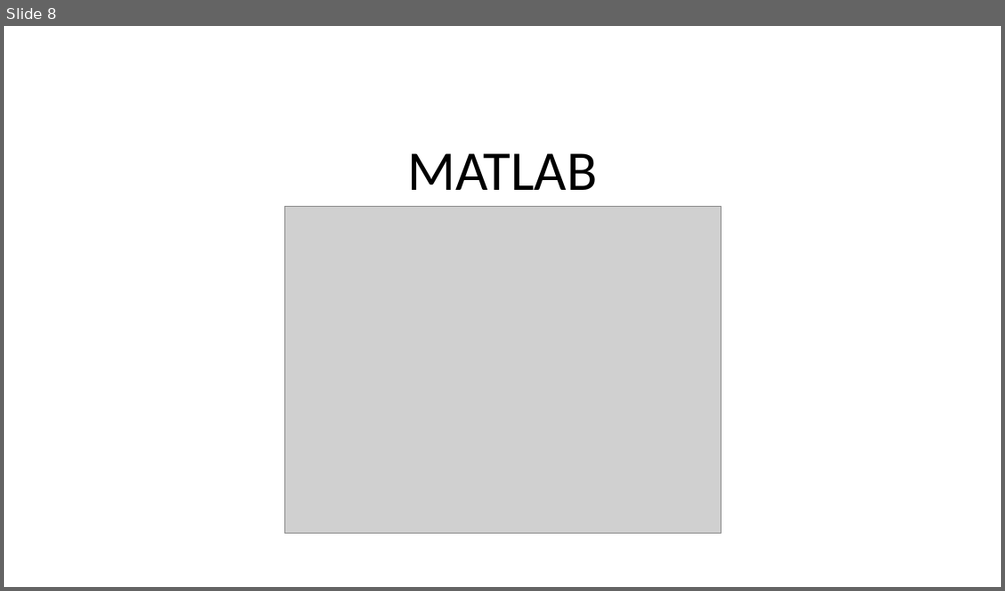
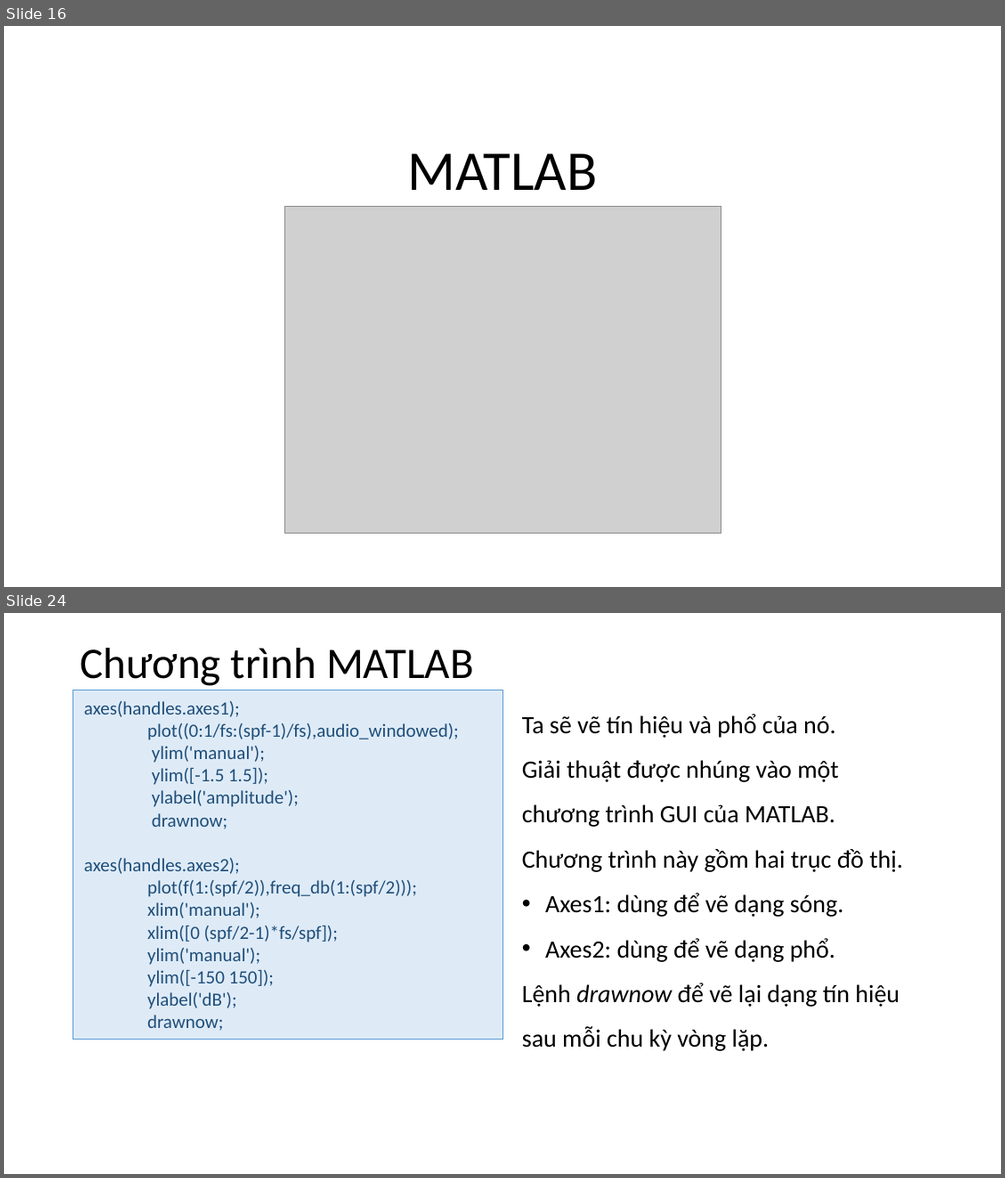
Before and after one commit to Sunfl4wer/Signal-and-Spectrum, a slide deck: Signal_and_Spectrum.pptx. Shown one above the other, each under a label of ours: slide 8 before the commit, slides 16 and 24 after it; the slides between them are not shown. The pictures are 1005x591 and 1005x1178 pixels, drawn with LibreOffice and Linux fonts; fonts in the diff are those of the drawing; grey boxes stand for pictures. Boxes give left, top, right and bottom in pixels: in the first picture for what was removed or moved away, otherwise in the second. Text is boxed around its words. In the diff, an @@ line names an element or a change of style, - is before the commit and + after.

```diff
--- a/Signal_and_Spectrum.pptx
+++ b/Signal_and_Spectrum.pptx
@@ slide 24 added at [4, 613, 1001, 1174], background #FFFFFF @@
@@ title added at [80, 648, 474, 686], 42 pt, text #000000 @@
+Chương trình MATLAB
@@ rectangle added at [73, 690, 502, 1039], fill #DEEBF7, outline #5B9BD5 0.5 pt, 18 pt, text #1F4E79 @@
+axes(handles.axes1);
+plot((0:1/fs:(spf-1)/fs),audio_windowed);
+ylim('manual');
+ylim([-1.5 1.5]);
+ylabel('amplitude');
+drawnow;
+axes(handles.axes2);
+plot(f(1:(spf/2)),freq_db(1:(spf/2)));
+xlim('manual');
+xlim([0 (spf/2-1)*fs/spf]);
+ylim('manual');
+ylim([-150 150]);
+ylabel('dB');
+drawnow;
@@ text added at [522, 714, 903, 1051], 24 pt, text #000000 @@
+Ta sẽ vẽ tín hiệu và phổ của nó.
+Giải thuật được nhúng vào một chương trình GUI của MATLAB.
+Chương trình này gồm hai trục đồ thị.
+• Axes1: dùng để vẽ dạng sóng.
+• Axes2: dùng để vẽ dạng phổ.
+Lệnh drawnow để vẽ lại dạng tín hiệu sau mỗi chu kỳ vòng lặp.
@@ what was slide 8 is now slide 16 @@
```
Also in this commit, not shown: 7 slides changed, 36 other slides added, 6 slides removed.
